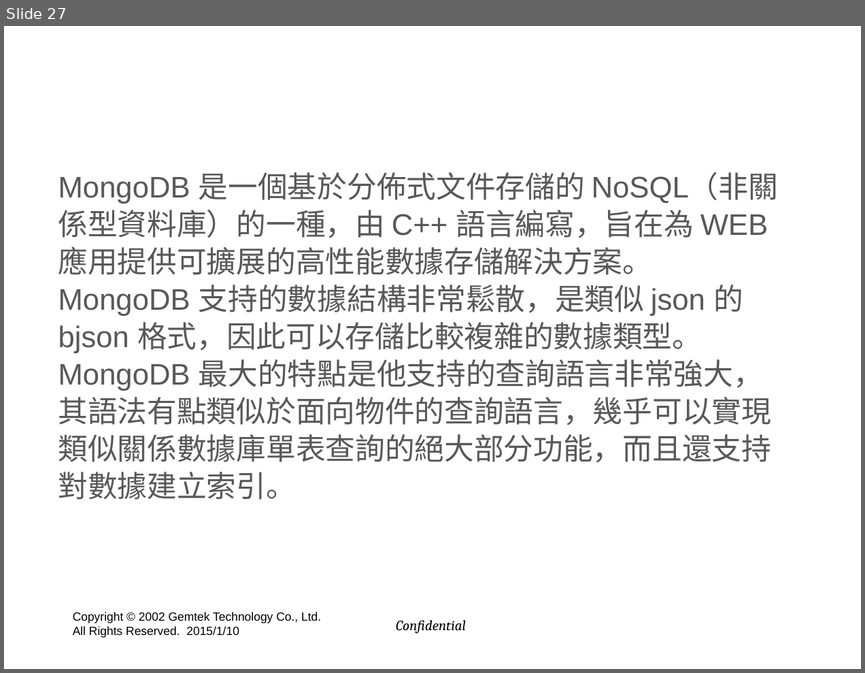
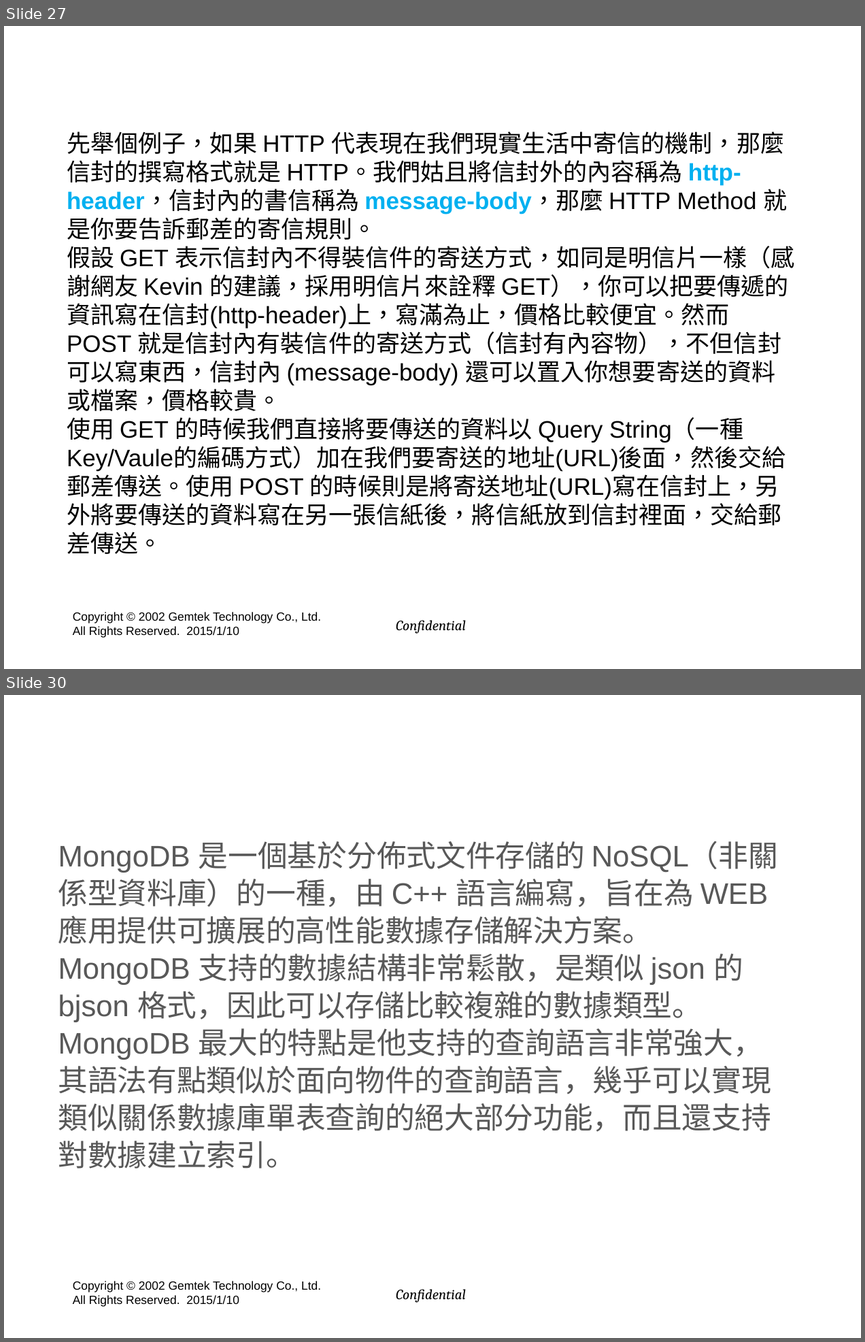
Before and after one commit to hyper570908/nodeDemo, a slide deck: doc/GIot_Session(win7).pptx. Shown one above the other, each under a label of ours: slide 27 before the commit, slides 27 and 30 after it; the slides between them are not shown. The pictures are 865x673 and 865x1342 pixels, drawn with LibreOffice and Linux fonts; fonts in the diff are those of the drawing; background and template pictures are left out. Boxes give left, top, right and bottom in pixels: in the first picture for what was removed or moved away, otherwise in the second. Text is boxed around its words. In the diff, an @@ line names an element or a change of style, - is before the commit and + after.

```diff
--- a/doc/GIot_Session(win7).pptx
+++ b/doc/GIot_Session(win7).pptx
@@ slide 27 added at [4,26,861,669], background picture (left out); not listed: 2 template elements that a slide beside it also shows @@
@@ title added at [68,35,797,118], 40 pt, text #FFFFFF, bold @@
+GET vs POST Method
@@ text added at [67,131,794,554], 20 pt, text #000000 @@
+先舉個例子，如果 HTTP 代表現在我們現實生活中寄信的機制，那麼信封的撰寫格式就是 HTTP。我們姑且將信封外的內容稱為 http-header，信封內的書信稱為 message-body，那麼 HTTP Method 就是你要告訴郵差的寄信規則。
+假設 GET 表示信封內不得裝信件的寄送方式，如同是明信片一樣（感謝網友 Kevin 的建議，採用明信片來詮釋 GET），你可以把要傳遞的資訊寫在信封(http-header)上，寫滿為止，價格比較便宜。然而 POST 就是信封內有裝信件的寄送方式（信封有內容物），不但信封可以寫東西，信封內 (message-body) 還可以置入你想要寄送的資料或檔案，價格較貴。
+使用 GET 的時候我們直接將要傳送的資料以 Query String（一種Key/Vaule的編碼方式）加在我們要寄送的地址(URL)後面，然後交給郵差傳送。使用 POST 的時候則是將寄送地址(URL)寫在信封上，另外將要傳送的資料寫在另一張信紙後，將信紙放到信封裡面，交給郵差傳送。
@@ what was slide 27 is now slide 30 @@
```
Also in this commit, not shown: 1 slide changed, 4 other slides added, 1 slide removed, 8 other files.
